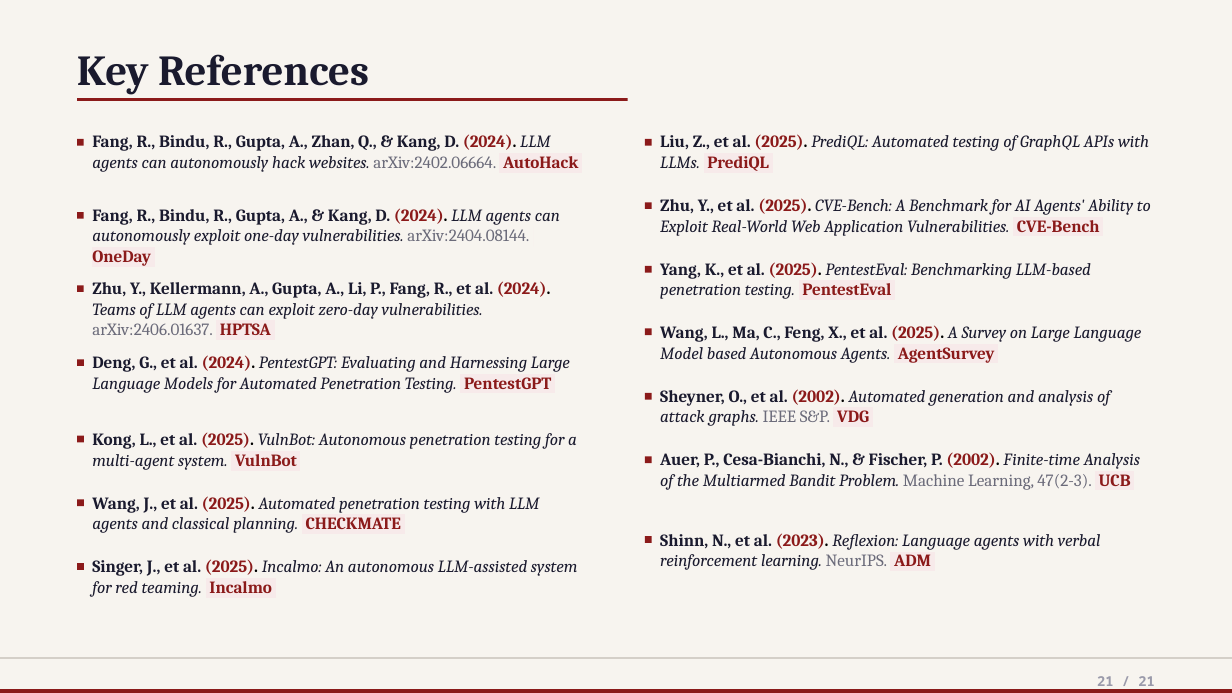
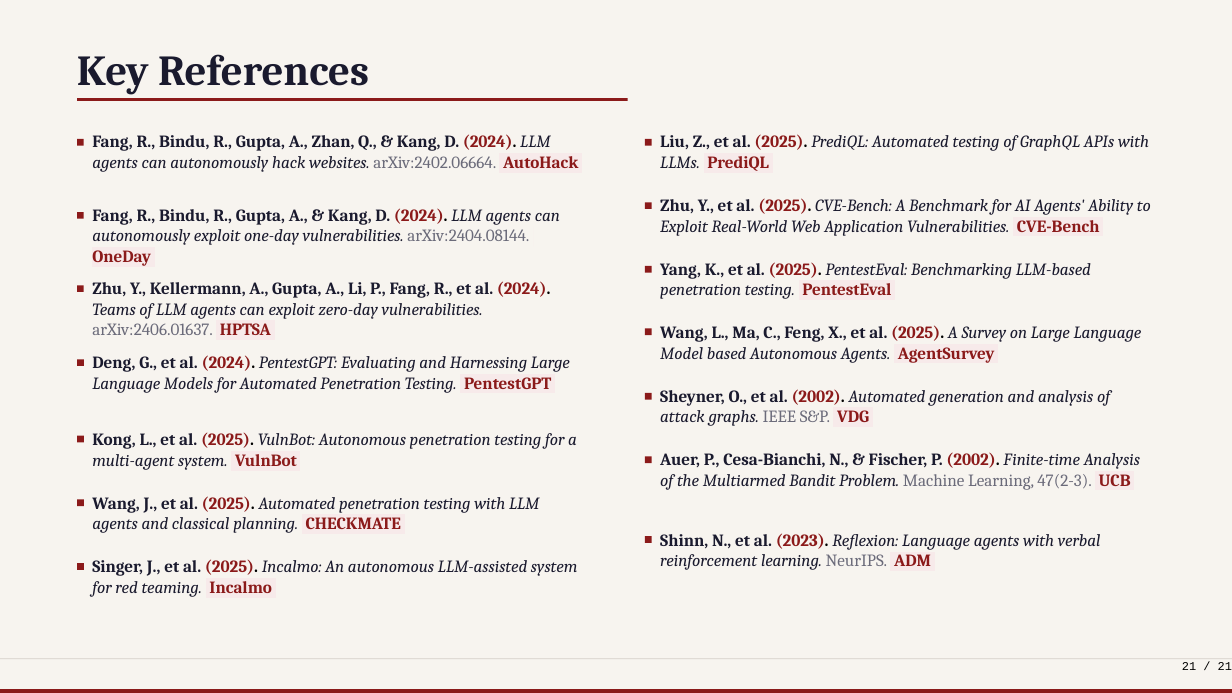
Before and after one commit to nishan-paul-hello/cmatrix-agentic-red-team, a slide deck: slide 21 of docs/presentation/CSE-810-PRESENTATION-INCEPTION.pptx. Drawn at 1232x693 pixels with LibreOffice and Linux fonts; fonts in the diff are those of the drawing. Boxes give left, top, right and bottom in pixels: in the first picture for what was removed or moved away, otherwise in the second. Text is boxed around its words. In the diff, an @@ line names an element or a change of style, - is before the commit and + after.

```diff
--- a/docs/presentation/CSE-810-PRESENTATION-INCEPTION.pptx
+++ b/docs/presentation/CSE-810-PRESENTATION-INCEPTION.pptx
@@ text "21 / 21": place and size @@
-text "21 / 21" at <box>1097,676,1154,691</box>
+text "21 / 21" at <box>1182,662,1232,670</box>
@@ text "21 / 21" at <box>1182,662,1232,670</box>: size 8 to 7 pt, font Noto Sans Mono to Courier New, text colour #9A9AAA to #000000, bold off; vertical alignment middle to top @@
```
Also in this commit, not shown: 19 other slides changed, 1 other file.
